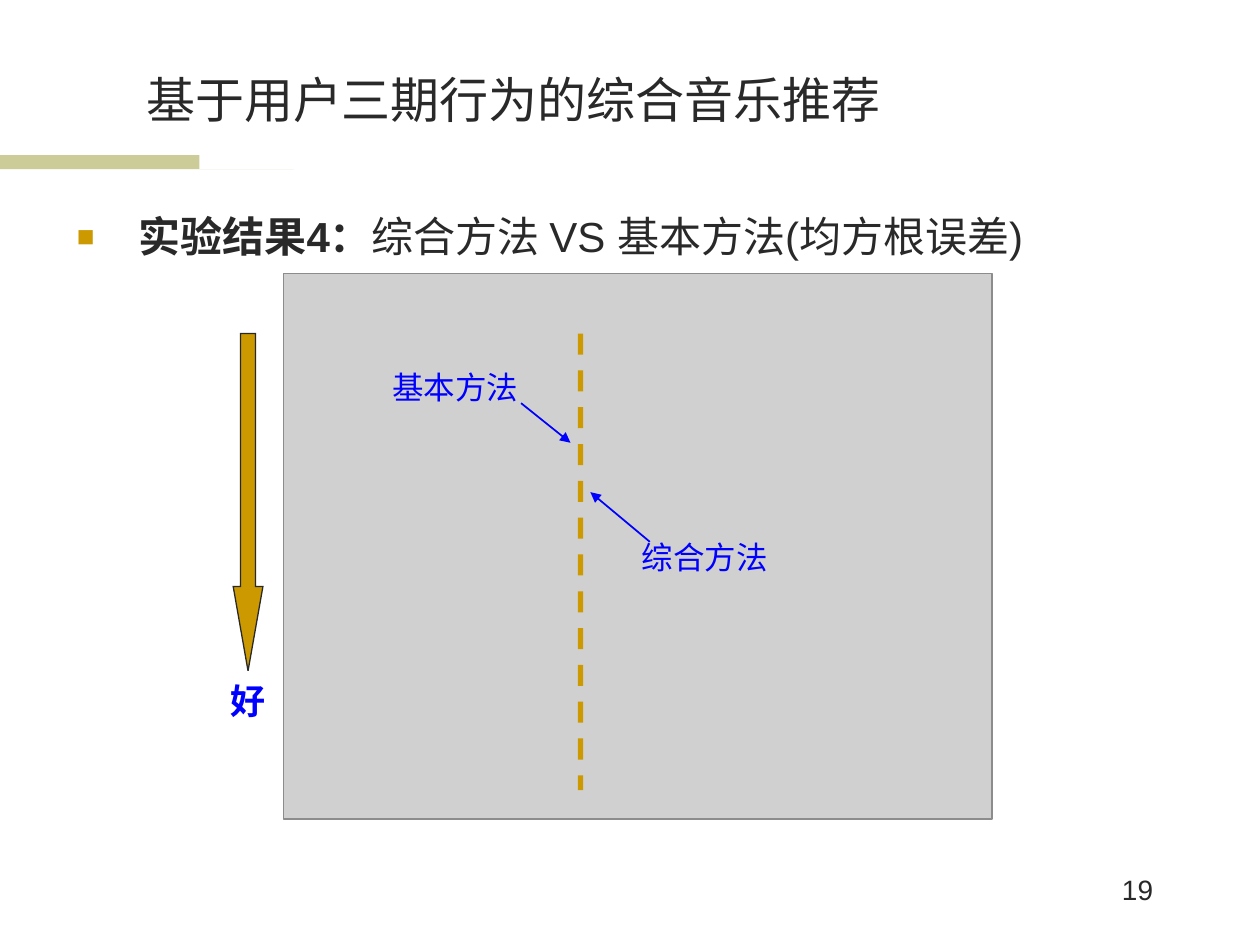
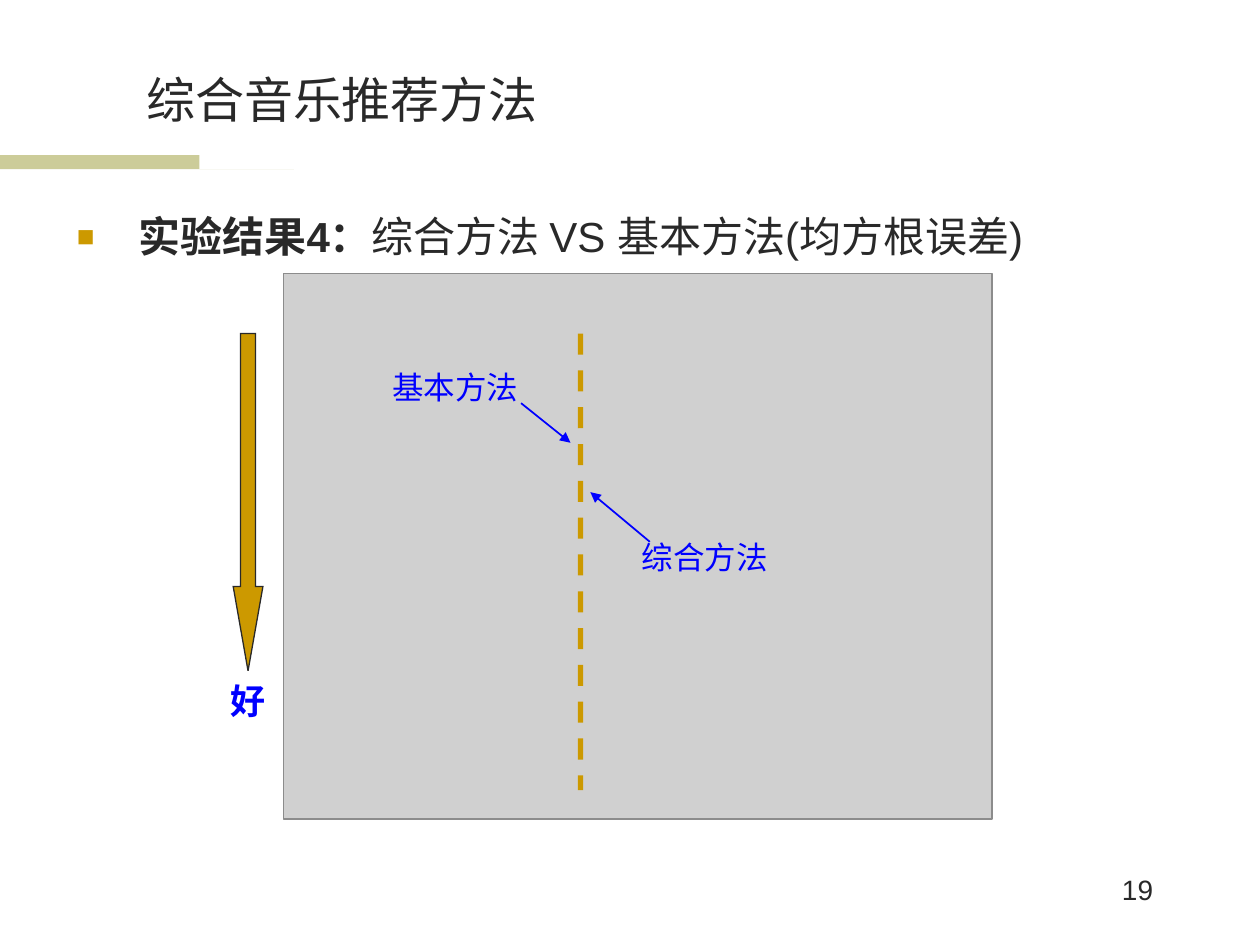
Before and after one commit to wwssttt/NJUThesis, a slide deck: slide 19 of 答辩准备/一种基于时间序列分析的个性化音乐推荐系统及其实现.ppt. Drawn at 1260x945 pixels with LibreOffice and Linux fonts; fonts in the diff are those of the drawing; grey boxes stand for pictures; background and template pictures are left out. Boxes give left, top, right and bottom in pixels: in the first picture for what was removed or moved away, otherwise in the second. Text is boxed around its words. In the diff, an @@ line names an element or a change of style, - is before the commit and + after.

```diff
--- a/答辩准备/一种基于时间序列分析的个性化音乐推荐系统及其实现.ppt
+++ b/答辩准备/一种基于时间序列分析的个性化音乐推荐系统及其实现.ppt
@@ title at (x1=146, y1=76, x2=537, y2=122): text changed @@
-基于用户三期行为的综合音乐推荐
+综合音乐推荐方法
```
Also in this commit, not shown: 11 other slides changed.
